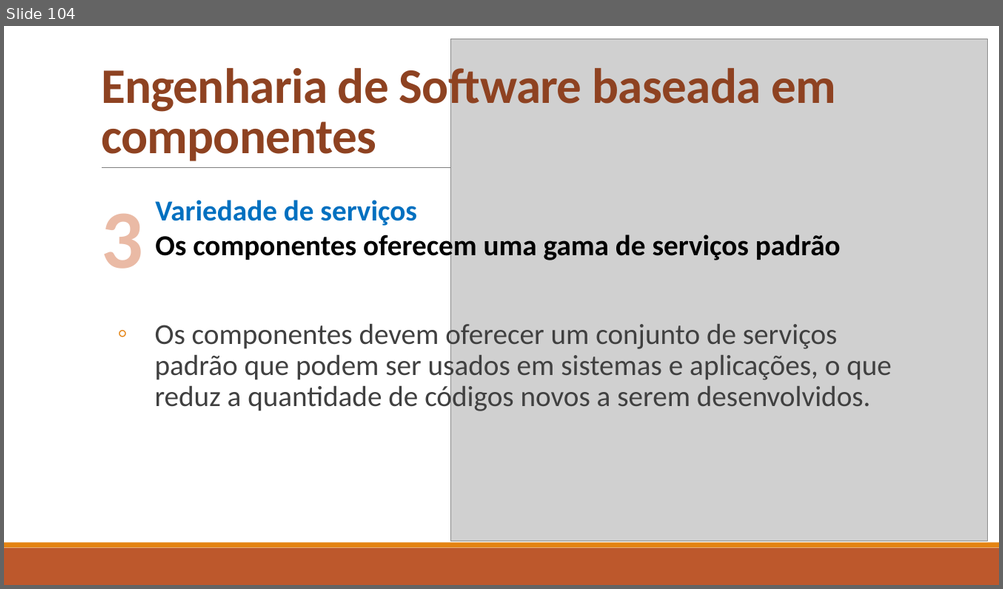
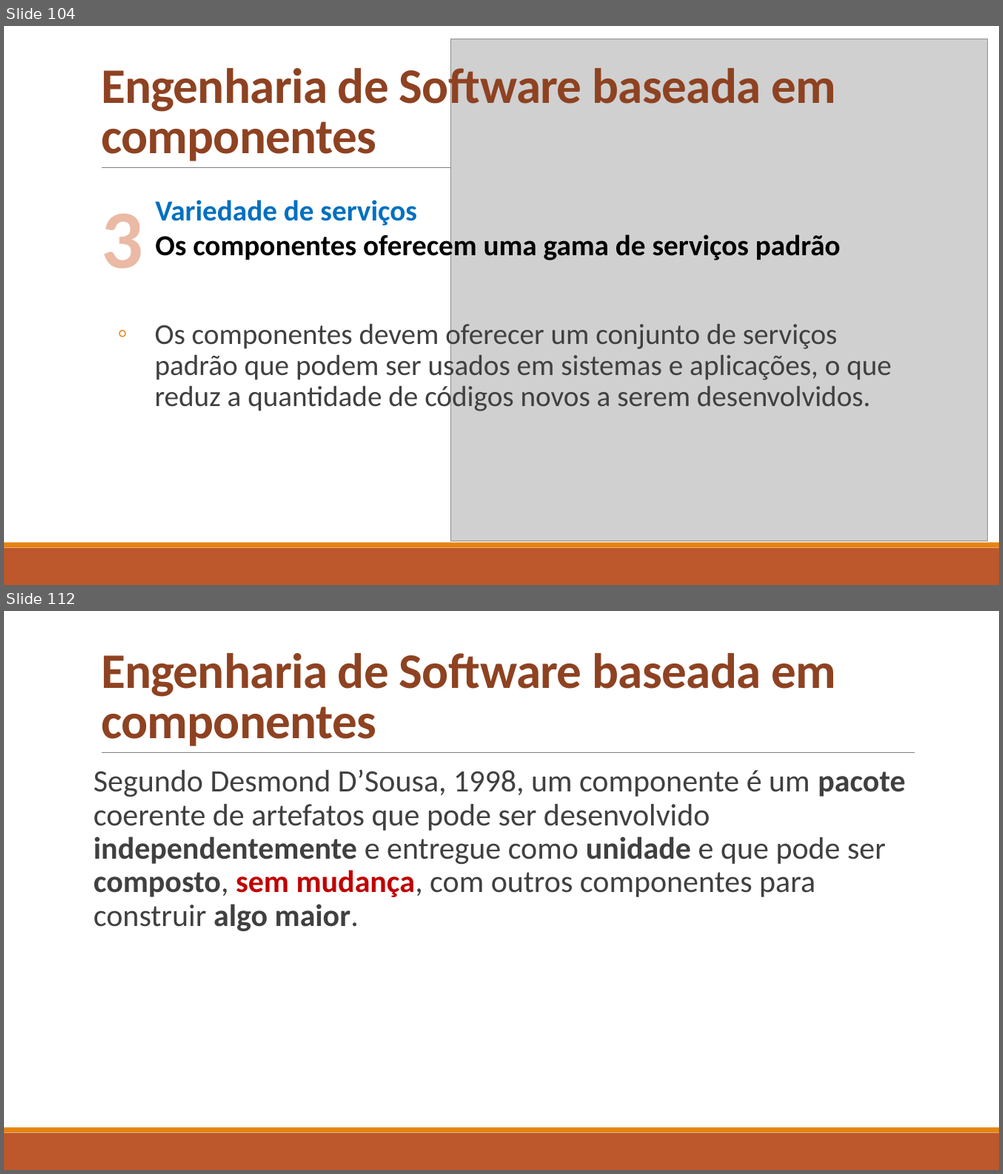
Before and after one commit to celsofurtado/reuso, a slide deck: Reuso de Software e Componentes.pptx. Shown one above the other, each under a label of ours: slide 104 before the commit, slides 104 and 112 after it; the slides between them are not shown. The pictures are 1003x589 and 1003x1174 pixels, drawn with LibreOffice and Linux fonts; fonts in the diff are those of the drawing; grey boxes stand for pictures. Boxes give left, top, right and bottom in pixels: in the first picture for what was removed or moved away, otherwise in the second. Text is boxed around its words. In the diff, an @@ line names an element or a change of style, - is before the commit and + after.

```diff
--- a/Reuso de Software e Componentes.pptx
+++ b/Reuso de Software e Componentes.pptx
@@ slide 112 added at box(4, 611, 999, 1170), background #FFFFFF; not listed: 3 template elements that a slide beside it also shows @@
@@ title added at box(101, 653, 836, 746), 48 pt, text #8E4221, bold @@
+Engenharia de Software baseada em componentes
@@ text added at box(94, 769, 905, 931), 30 pt, text #404040 @@
+Segundo Desmond D’Sousa, 1998, um componente é um pacote coerente de artefatos que pode ser desenvolvido independentemente e entregue como unidade e que pode ser composto, sem mudança, com outros componentes para construir algo maior.
```
Also in this commit, not shown: 35 other slides added.
